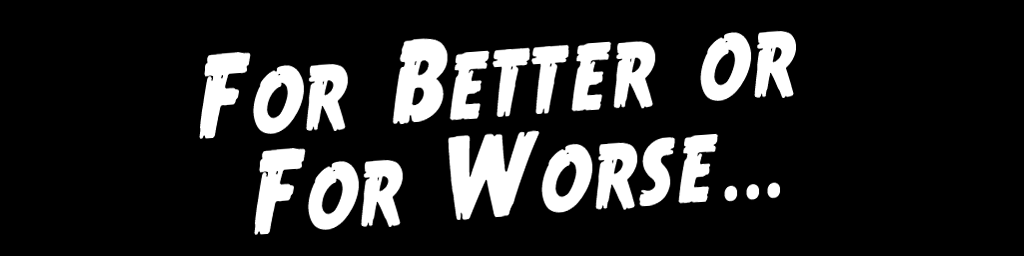
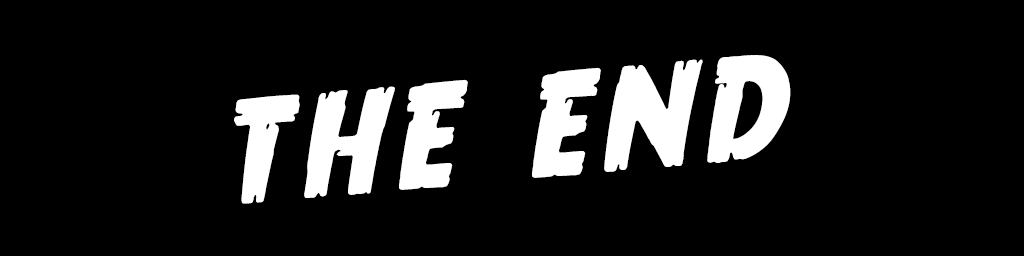
Revision of a layered w=1024, h=256 image; what changed, layer by layer:
added layer "THE END" above "For Better or For Worse..." over [left=234, top=55, right=791, bottom=204]
hid "For Better or For Worse..." over [left=199, top=30, right=796, bottom=235]
